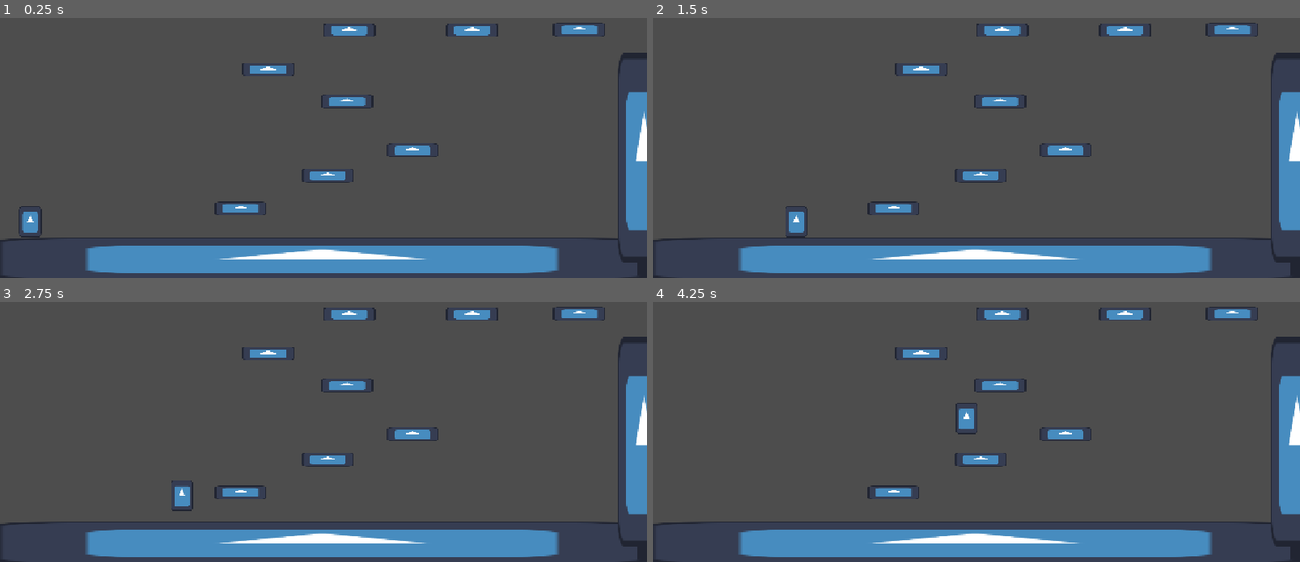
Above: before the commit, frames 1-4 (two rows, left to right).
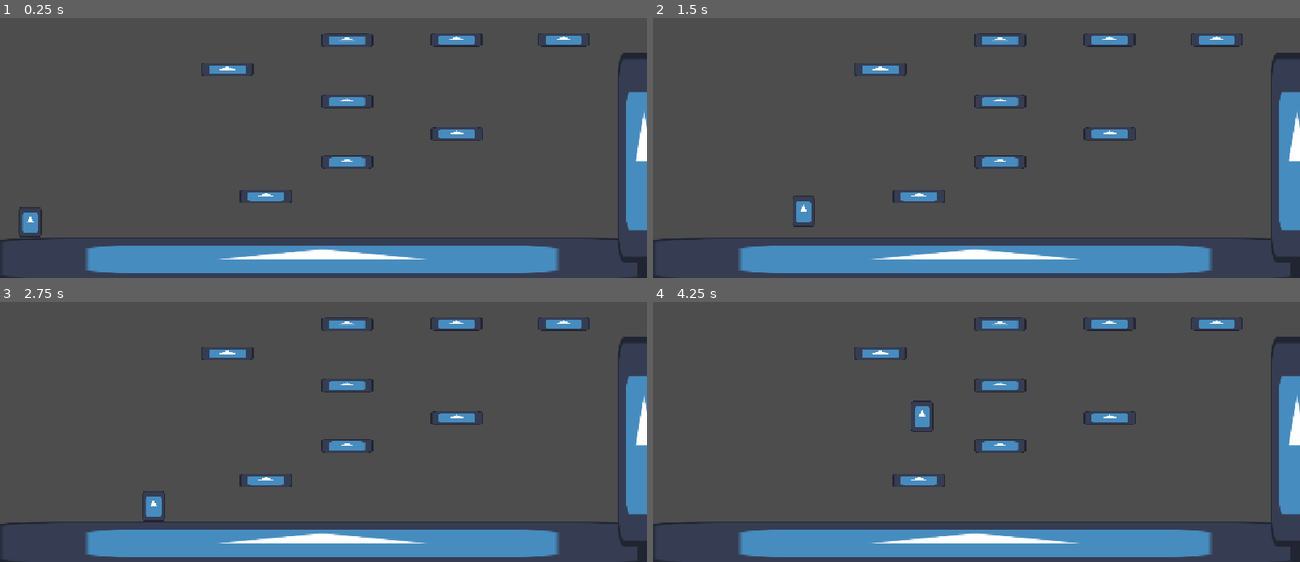
Above: after the commit, the same moments.

Repository: LunaBorea/novia-platformer-1
Game: Godot game, scene res://Scenes/main.tscn
The game is run twice, just before and just after one commit, with the same random seed, the same clock (stepped at 60 frames per second) and the same inputs. The engine's default icon, where the game draws it, is replaced by a stand-in: a white triangle on a blue panel in a dark square.
Inputs:
- Up to frame 1 (0.25 s): no input
- Up to frame 2 (1.5 s): tap Enter at 0.5 s; hold D (Right) from 0.53 s (still down); tap W (Up) at 0.6, 0.77, 1.07, 1.35 s
- Up to frame 3 (2.75 s): tap W (Up) at 1.52, 1.82, 2.1 s; release D (Right) at 2.03 s; hold A (Left) from 2.03 s (still down)
- Up to frame 4 (4.25 s): release A (Left) at 2.78 s; hold D (Right) from 2.78 s (still down); tap W (Up) at 2.85, 3.02, 3.32, 3.6, 3.77, 4.07 s

The runs differ from the first frame. In frame 1, 3.3% of the frame differs, in the area x 3-94%, y 1-85%; in frame 2, 3.6%; in frame 3, 3.8%, in the area x 22-94%, y 1-85%; in frame 4, 3.8%.

Commit message:
Movement feel

Diff:
--- a/Scenes/main.tscn
+++ b/Scenes/main.tscn
@@ -4,6 +4,7 @@
 [ext_resource type="Texture2D" uid="uid://c3dkb7nemm27c" path="res://icon.svg" id="2_8gbba"]
 
 [sub_resource type="RectangleShape2D" id="RectangleShape2D_voe2a"]
+size = Vector2(21.11369, 19.58339)
 
 [node name="Main" type="Node" unique_id=1288120309]
 
@@ -24,7 +25,7 @@
 texture = ExtResource("2_8gbba")
 
 [node name="StaticBody2D2" type="StaticBody2D" parent="." unique_id=945376730]
-position = Vector2(428, 524)
+position = Vector2(473.00006, 501.99994)
 rotation = -3.1415927
 scale = Vector2(0.07667782, -1.2850444)
 
@@ -38,23 +39,8 @@
 scale = Vector2(9.513514, 0.14811787)
 texture = ExtResource("2_8gbba")
 
-[node name="StaticBody2D3" type="StaticBody2D" parent="." unique_id=417670214]
-position = Vector2(583.00006, 464.99994)
-rotation = -3.1415927
-scale = Vector2(0.07667782, -1.2850444)
-
-[node name="CollisionShape2D" type="CollisionShape2D" parent="StaticBody2D3" unique_id=1870640540]
-position = Vector2(-8.95208, 0.14134407)
-scale = Vector2(58.68, 1)
-shape = SubResource("RectangleShape2D_voe2a")
-
-[node name="Sprite2D" type="Sprite2D" parent="StaticBody2D3" unique_id=471830659]
-position = Vector2(-8.952072, 0.14134407)
-scale = Vector2(9.513514, 0.14811787)
-texture = ExtResource("2_8gbba")
-
 [node name="StaticBody2D4" type="StaticBody2D" parent="." unique_id=453357111]
-position = Vector2(734.0001, 419.99997)
+position = Vector2(813.0001, 390.99997)
 rotation = -3.1415927
 scale = Vector2(0.07667782, -1.2850444)
 
@@ -83,8 +69,38 @@
 scale = Vector2(9.513514, 0.14811787)
 texture = ExtResource("2_8gbba")
 
+[node name="StaticBody2D12" type="StaticBody2D" parent="." unique_id=1520322019]
+position = Vector2(617, 441)
+rotation = -3.1415927
+scale = Vector2(0.07667782, -1.2850444)
+
+[node name="CollisionShape2D" type="CollisionShape2D" parent="StaticBody2D12" unique_id=921268434]
+position = Vector2(-8.95208, 0.14134407)
+scale = Vector2(58.68, 1)
+shape = SubResource("RectangleShape2D_voe2a")
+
+[node name="Sprite2D" type="Sprite2D" parent="StaticBody2D12" unique_id=978896475]
+position = Vector2(-8.952072, 0.14134407)
+scale = Vector2(9.513514, 0.14811787)
+texture = ExtResource("2_8gbba")
+
+[node name="StaticBody2D7" type="StaticBody2D" parent="." unique_id=1653648274]
+position = Vector2(617, 223.99998)
+rotation = -3.1415927
+scale = Vector2(0.07667782, -1.2850444)
+
+[node name="CollisionShape2D" type="CollisionShape2D" parent="StaticBody2D7" unique_id=940954436]
+position = Vector2(-8.95208, 0.14134407)
+scale = Vector2(58.68, 1)
+shape = SubResource("RectangleShape2D_voe2a")
+
+[node name="Sprite2D" type="Sprite2D" parent="StaticBody2D7" unique_id=437490979]
+position = Vector2(-8.952072, 0.14134407)
+scale = Vector2(9.513514, 0.14811787)
+texture = ExtResource("2_8gbba")
+
 [node name="StaticBody2D6" type="StaticBody2D" parent="." unique_id=58733238]
-position = Vector2(477, 276)
+position = Vector2(404, 276)
 rotation = -3.1415927
 scale = Vector2(0.07667782, -1.2850444)
 
@@ -94,21 +110,6 @@
 shape = SubResource("RectangleShape2D_voe2a")
 
 [node name="Sprite2D" type="Sprite2D" parent="StaticBody2D6" unique_id=1583533608]
-position = Vector2(-8.952072, 0.14134407)
-scale = Vector2(9.513514, 0.14811787)
-texture = ExtResource("2_8gbba")
-
-[node name="StaticBody2D7" type="StaticBody2D" parent="." unique_id=1955821698]
-position = Vector2(621, 205.99998)
-rotation = -3.1415927
-scale = Vector2(0.07667782, -1.2850444)
-
-[node name="CollisionShape2D" type="CollisionShape2D" parent="StaticBody2D7" unique_id=859255799]
-position = Vector2(-8.95208, 0.14134407)
-scale = Vector2(58.68, 1)
-shape = SubResource("RectangleShape2D_voe2a")
-
-[node name="Sprite2D" type="Sprite2D" parent="StaticBody2D7" unique_id=1807107985]
 position = Vector2(-8.952072, 0.14134407)
 scale = Vector2(9.513514, 0.14811787)
 texture = ExtResource("2_8gbba")
@@ -127,7 +128,7 @@
 texture = ExtResource("2_8gbba")
 
 [node name="StaticBody2D9" type="StaticBody2D" parent="." unique_id=2033469221]
-position = Vector2(840, 205.99998)
+position = Vector2(812, 223)
 rotation = -3.1415927
 scale = Vector2(0.07667782, -1.2850444)
 
@@ -142,7 +143,7 @@
 texture = ExtResource("2_8gbba")
 
 [node name="StaticBody2D10" type="StaticBody2D" parent="." unique_id=2052994724]
-position = Vector2(1031, 204.99998)
+position = Vector2(1003.00006, 222.99997)
 rotation = -3.1415927
 scale = Vector2(0.07667782, -1.2850444)
 
@@ -162,8 +163,8 @@
 scale = Vector2(0.07667782, -19.805042)
 
 [node name="CollisionShape2D" type="CollisionShape2D" parent="StaticBody2D11" unique_id=736037464]
-position = Vector2(-8.95208, 0.14134407)
-scale = Vector2(58.68, 1)
+position = Vector2(-6.520508, 0.34965134)
+scale = Vector2(58.679996, 0.9999999)
 shape = SubResource("RectangleShape2D_voe2a")
 
 [node name="Sprite2D" type="Sprite2D" parent="StaticBody2D11" unique_id=1214459486]
--- a/Scenes/player.gd
+++ b/Scenes/player.gd
@@ -1,75 +1,136 @@
 extends CharacterBody2D
 
-const MAX_SPEED := 240.0
-const ACCELERATION := 1000.0 # pixels per second²
-const GROUND_FRICTION := 0.45 # friction when no input is applied, higher values equal less friction
-const GROUND_BRAKING := 3000.0 # friction when input is applied, pixels per second²
-const STOP_THRESHOLD := 5.0
-const JUMP_VELOCITY := -700.0
-const COYOTE_TIME := 0.125 # seconds
+@export_group("Movement")
+@export var max_speed: float = 240.0
+@export var acceleration: float = 1800.0
+@export_range(0.0, 1.0) var ground_friction: float = 0.45
+@export var ground_braking: float = 3000.0
+@export var stop_threshold: float = 5.0
 
+@export_group("Jump")
+@export var coyote_time: float = 0.125 # seconds
+@export var jump_buffer_time: float = 0.125 # seconds
 @export var gravity: float = 1800.0
-@export var fall_gravity: float = 2200.0
-@export var jump_strength: float = 650.0
+@export var fall_gravity: float = 2000.0
+@export var jump_strength: float = 800.0
+@export var jump_cut_multiplier: float = 0.45
+
+@export_group("Wall Jump")
+@export var wall_slide_speed: float = 150.0 # maximum downward speed while sliding
+@export var wall_jump_upward_speed: float = 800.0
+@export var wall_jump_sideways_speed: float = 250.0
+@export var wall_jump_control_lock_time: float = 0.02 # seconds
+@export var wall_grace_time: float = 0.1 # seconds
+@export_range(0.0, 1.0) var minimum_wall_normal_x: float = 0.7
 
 @onready var animated_sprite: AnimatedSprite2D = $AnimatedSprite2D
 
 var last_grounded_time := -INF
+var last_jump_pressed_time := -INF
+var last_wall_time := -INF
+var wall_jump_control_locked_until := -INF
+
 var last_direction := 1 # -1 = left, 1 = right
+var last_wall_normal := Vector2.ZERO
 
-#var current_gravity = gravity
-#if velocity.y > 0.0:
-	#current_gravity = fall_gravity
-#velocity.y += current_gravity * delta
 
 func _physics_process(delta: float) -> void:
-	if is_on_floor():
-		last_grounded_time = Time.get_ticks_msec() / 1000.0
-	else:
-		velocity += get_gravity() * delta
+	var now := Time.get_ticks_msec() / 1000.0
+	var on_floor := is_on_floor()
+
+	if on_floor:
+		last_grounded_time = now
+
+	if Input.is_action_just_pressed("Up"):
+		last_jump_pressed_time = now
+
+	# Apply gravity and limit falling speed while sliding down a wall.
+	if not on_floor:
+		var current_gravity := fall_gravity if velocity.y > 0.0 else gravity
+		velocity.y += current_gravity * delta
+
+		if _can_use_saved_wall() and velocity.y > wall_slide_speed:
+			velocity.y = wall_slide_speed
 
 	var direction := Input.get_axis("Left", "Right")
+	var wall_jump_control_locked := now < wall_jump_control_locked_until
 
-	if direction != 0.0:
-		var reversing_on_ground := (
-			is_on_floor()
-			and velocity.x != 0.0
-			and signf(velocity.x) != signf(direction)
-		)
-
-		if reversing_on_ground:
-			# Brake the old momentum first. Normal acceleration takes over
-			# on the next frame once velocity reaches zero.
-			velocity.x = move_toward(velocity.x, 0.0, GROUND_BRAKING * delta)
-		else:
-			velocity.x = move_toward(
-				velocity.x,
-				direction * MAX_SPEED,
-				ACCELERATION * delta
+	# Keep normal horizontal control briefly disabled after a wall kick,
+	# so it isn't immediately canceled by input toward the wall.
+	if not wall_jump_control_locked:
+		if direction != 0.0:
+			var reversing_on_ground := (
+				on_floor
+				and velocity.x != 0.0
+				and signf(velocity.x) != signf(direction)
 			)
 
-		last_direction = signi(direction)
+			if reversing_on_ground:
+				velocity.x = move_toward(
+					velocity.x,
+					0.0,
+					ground_braking * delta
+				)
+			else:
+				velocity.x = move_toward(
+					velocity.x,
+					direction * max_speed,
+					acceleration * delta
+				)
 
-		if is_on_floor():
-			_play_animation("walk")
-	else:
-		if is_on_floor():
-			velocity.x *= GROUND_FRICTION
-			if absf(velocity.x) < STOP_THRESHOLD:
+			last_direction = signi(direction)
+
+			if on_floor:
+				_play_animation("walk")
+		elif on_floor:
+			velocity.x *= ground_friction
+			if absf(velocity.x) < stop_threshold:
 				velocity.x = 0.0
 				_play_animation("idle")
 
-	# Preserve facing while walking, idle, and airborne.
 	animated_sprite.flip_h = last_direction > 0
 
-	var now := Time.get_ticks_msec() / 1000.0
-	var can_coyote_jump := now - last_grounded_time <= COYOTE_TIME
-	if Input.is_action_just_pressed("Up") and can_coyote_jump:
-		velocity.y = JUMP_VELOCITY
+	var jump_is_buffered := now - last_jump_pressed_time <= jump_buffer_time
+	var can_coyote_jump := now - last_grounded_time <= coyote_time
+
+	if jump_is_buffered and can_coyote_jump:
+		velocity.y = -jump_strength
 		last_grounded_time = -INF
+		last_jump_pressed_time = -INF
+		_play_animation("jump")
+	elif jump_is_buffered and _can_use_saved_wall():
+		# The wall normal points away from the wall, so its X value
+		# gives the direction to kick.
+		velocity.y = -wall_jump_upward_speed
+		velocity.x = last_wall_normal.x * wall_jump_sideways_speed
+
+		last_jump_pressed_time = -INF
+		last_grounded_time = -INF
+		wall_jump_control_locked_until = now + wall_jump_control_lock_time
 		_play_animation("jump")
 
+	if Input.is_action_just_released("Up") and velocity.y < 0.0:
+		velocity.y *= jump_cut_multiplier
+
 	move_and_slide()
+
+	# Save wall contact and its normal for use during the next physics frame.
+	if is_on_wall():
+		var wall_normal := get_wall_normal()
+		if absf(wall_normal.x) >= minimum_wall_normal_x:
+			last_wall_normal = wall_normal
+			last_wall_time = now
+		else:
+			last_wall_normal = Vector2.ZERO
+	else:
+		last_wall_normal = Vector2.ZERO
+
+
+func _can_use_saved_wall() -> bool:
+	return (
+		last_wall_normal != Vector2.ZERO
+		and Time.get_ticks_msec() / 1000.0 - last_wall_time <= wall_grace_time
+	)
 
 
 func _play_animation(animation_name: StringName) -> void:
--- a/Scenes/player.tscn
+++ b/Scenes/player.tscn
@@ -3,7 +3,8 @@
 [ext_resource type="Script" uid="uid://dad5ex1m5wt0a" path="res://Scenes/player.gd" id="1_cvnsp"]
 [ext_resource type="Texture2D" uid="uid://c3dkb7nemm27c" path="res://icon.svg" id="1_v0iea"]
 
-[sub_resource type="CapsuleShape2D" id="CapsuleShape2D_voe2a"]
+[sub_resource type="RectangleShape2D" id="RectangleShape2D_cvnsp"]
+size = Vector2(20, 27.5)
 
 [sub_resource type="SpriteFrames" id="SpriteFrames_voe2a"]
 animations = [{
@@ -34,10 +35,12 @@
 
 [node name="CharacterBody2D" type="CharacterBody2D" unique_id=456008934]
 scale = Vector2(2, 2)
+safe_margin = 0.1
 script = ExtResource("1_cvnsp")
 
 [node name="CollisionShape2D" type="CollisionShape2D" parent="." unique_id=2059485190]
-shape = SubResource("CapsuleShape2D_voe2a")
+position = Vector2(0, 1.25)
+shape = SubResource("RectangleShape2D_cvnsp")
 
 [node name="Camera2D" type="Camera2D" parent="." unique_id=1779301196]
 limit_left = 0
